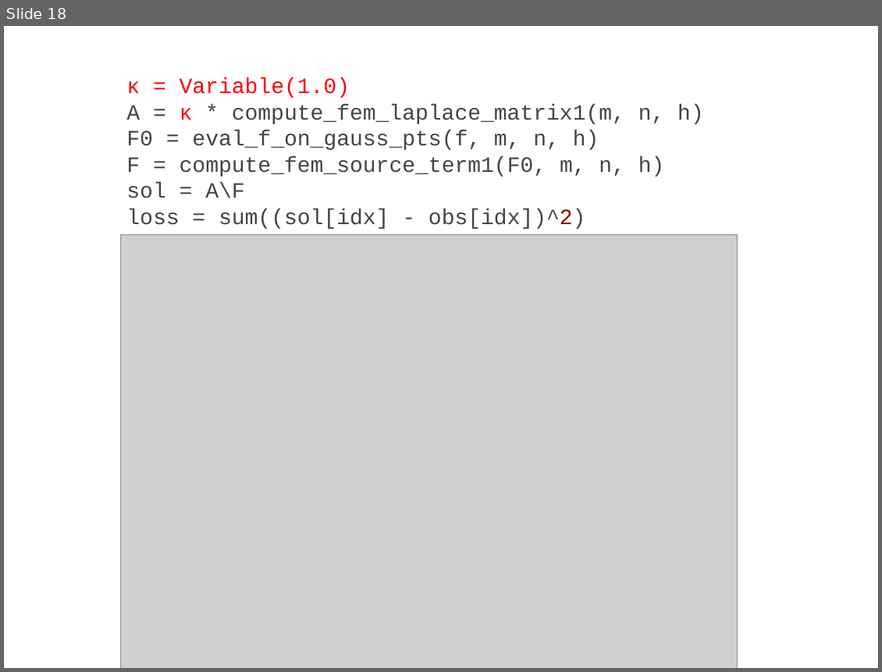
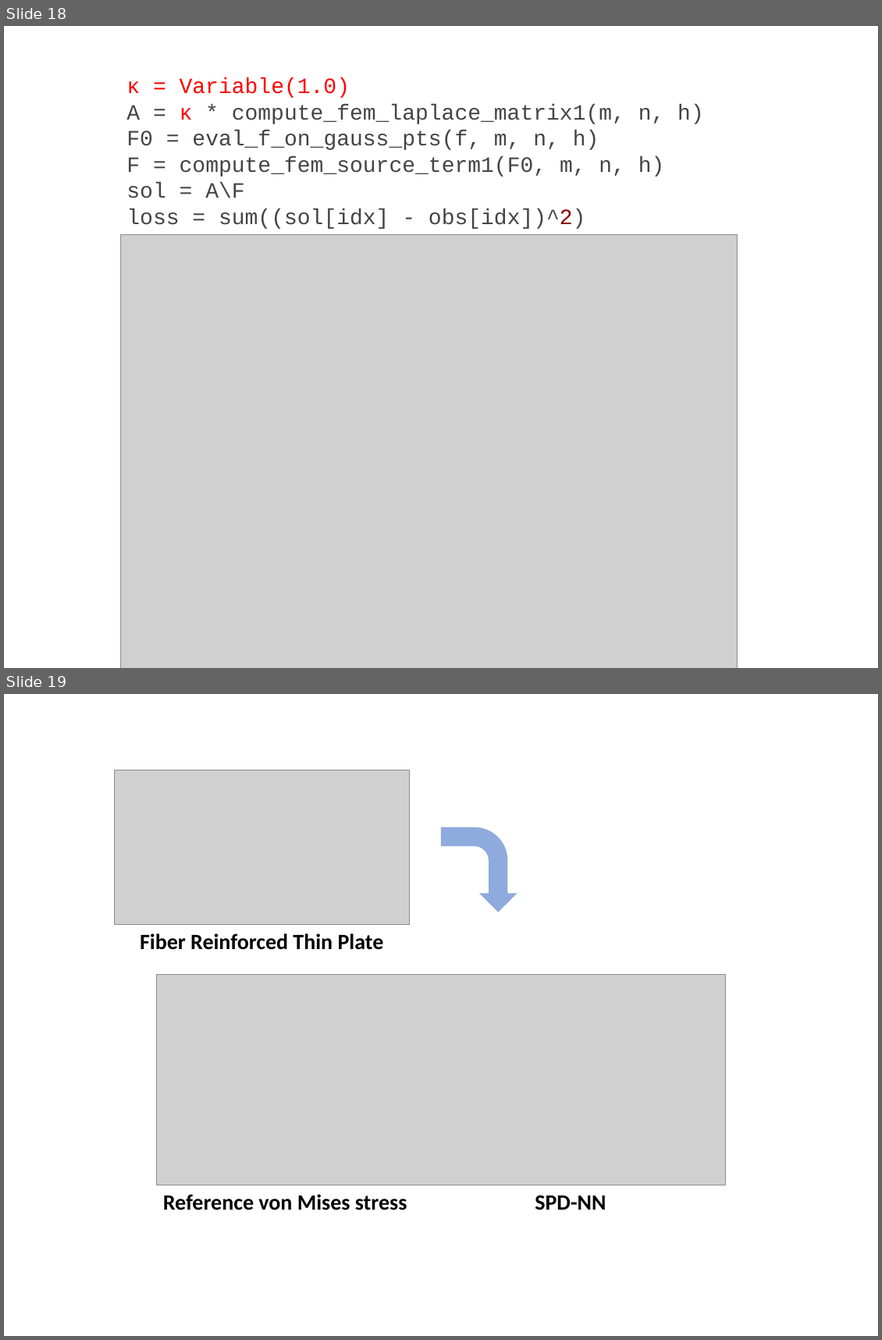
Before and after one commit to ADCMEMarket/ADCMEImages, a slide deck: Slides/figures.pptx. Shown one above the other, each under a label of ours: slide 18 before the commit, slides 18 and 19 after it. The pictures are 882x672 and 882x1340 pixels, drawn with LibreOffice and Linux fonts; fonts in the diff are those of the drawing; grey boxes stand for pictures. Boxes give left, top, right and bottom in pixels: in the first picture for what was removed or moved away, otherwise in the second. Text is boxed around its words. In the diff, an @@ line names an element or a change of style, - is before the commit and + after.

```diff
--- a/Slides/figures.pptx
+++ b/Slides/figures.pptx
@@ slide 19 added at [4,694,878,1336], background #FFFFFF @@
@@ picture added at [114,770,409,926] @@
@@ bent arrow added at [441,827,517,912], fill #8FAADC @@
@@ text added at [140,933,384,950], 24 pt, text #000000, bold @@
+Fiber Reinforced Thin Plate
@@ picture added at [157,975,726,1185] @@
@@ text added at [163,1194,407,1210], 24 pt, text #000000, bold @@
+Reference von Mises stress
@@ text added at [534,1195,605,1210], 24 pt, text #000000, bold @@
+SPD-NN
```
Also in this commit, not shown: 1 other slide added, 4 other files.
